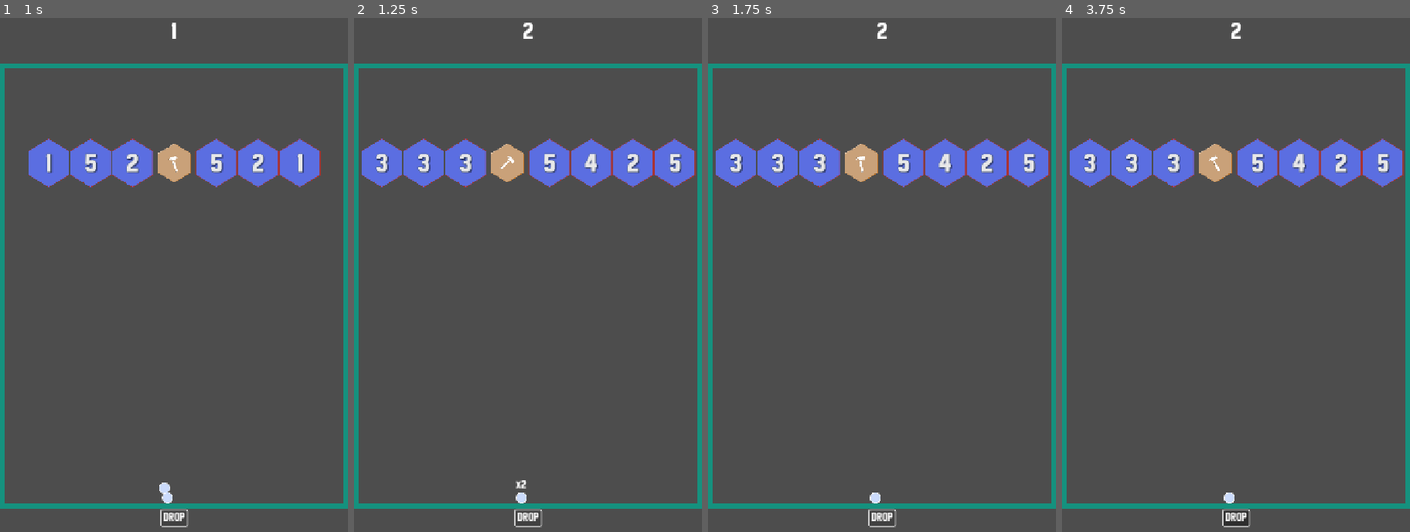
Above: before the commit, frames 1-4 (left to right).
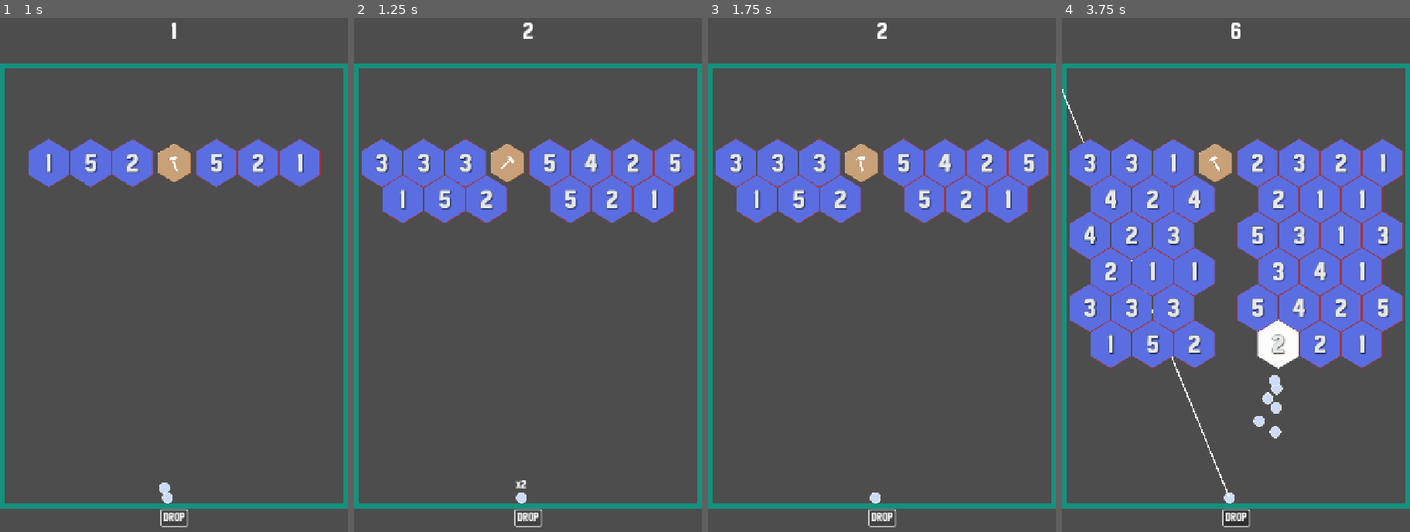
Above: after the commit, the same moments.

Repository: mrhewitt/hex-breaker
Game: Godot game, scene res://world/world.tscn
The game is run twice, just before and just after one commit, with the same random seed, the same clock (stepped at 60 frames per second) and the same inputs. Before the commit the project has no main scene; this scene is started directly in both runs.
Inputs (mouse positions are in pixels of both pictures, inside the frame that each line leads up to):
- Up to frame 1 (1 s): click "DROP" at 0.5 s
- Up to frame 2 (1.25 s): no input
- Up to frame 3 (1.75 s): click "DROP" at 1.25 s
- Up to frame 4 (3.75 s): click "DROP" at 2 s; move the mouse to (1312, 280) at 2.77 s; click (1312, 280) at 2.92 s; move the mouse to (1166, 341) at 3.52 s; click (1166, 341) at 3.67 s

Frame 1 is identical in both runs. In frame 2, 5.1% of the frame differs, in the area x 8-93%, y 30-95%; in frame 3, 5.1%; in frame 4, 28%, in the area x 0-99%, y 1-95%.

Commit message:
Game play fix

Diff:
--- a/project.godot
+++ b/project.godot
@@ -11,6 +11,7 @@
 [application]
 
 config/name="Hex Breaker"
+run/main_scene="uid://c1h3cc75cwin8"
 config/features=PackedStringArray("4.5", "Mobile")
 config/icon="res://icon.svg"
 
--- a/scripts/globals/block_spawner.gd
+++ b/scripts/globals/block_spawner.gd
@@ -56,7 +56,7 @@
 func next_level() -> void:
 	# make sure all bouncing balls are cleared, one will be start point, but
 	# in case of bugs, just make it clean
-	for ball in get_tree().get_nodes_in_group(Groups.BLOCK):
+	for ball in get_tree().get_nodes_in_group(Groups.BOUNCING_BALLS):
 		ball.queue_free()
 	level += 1
 	init_level()
--- a/world/level.gd
+++ b/world/level.gd
@@ -40,7 +40,7 @@
 
 
 func level_complete() -> void:
-	for wall in get_tree().get_nodes_in_group('wall'):
+	for wall in get_tree().get_nodes_in_group(Groups.WALL):
 		if wall.is_base_wall:
 			await move_to_start_point(wall.restart_point).finished
 			break
@@ -59,6 +59,6 @@
 
 func _on_base_wall_selected(base_wall: BoundaryWall) -> void:
 	move_to_start_point(base_wall.restart_point)
-	for wall in get_tree().get_nodes_in_group('wall'):
+	for wall in get_tree().get_nodes_in_group(Groups.WALL):
 		if wall != base_wall:
 			wall.is_base_wall = false
